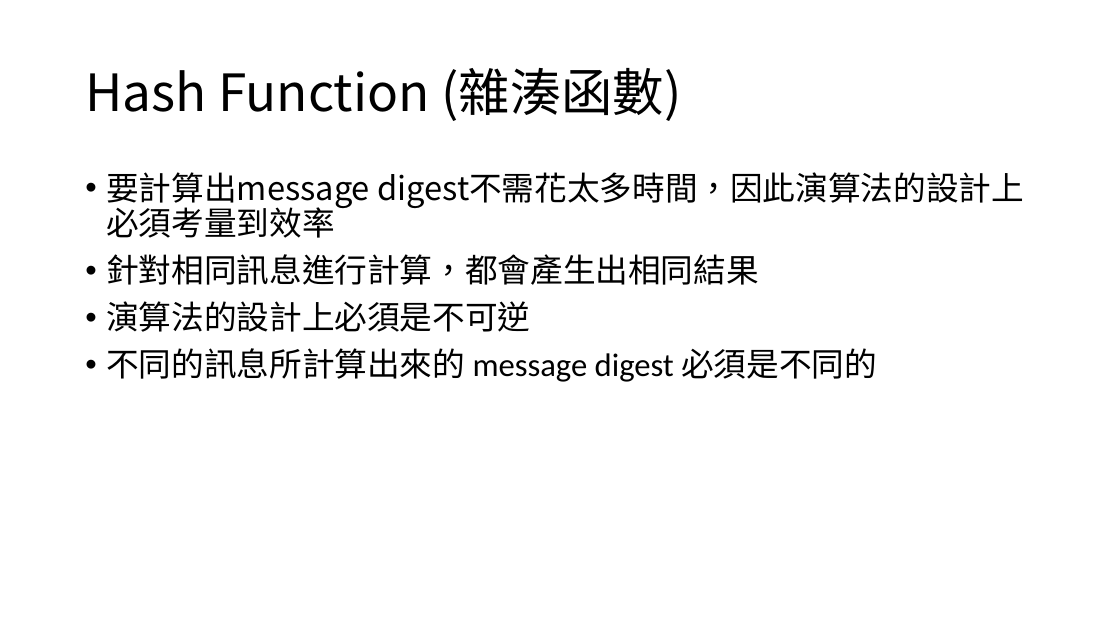
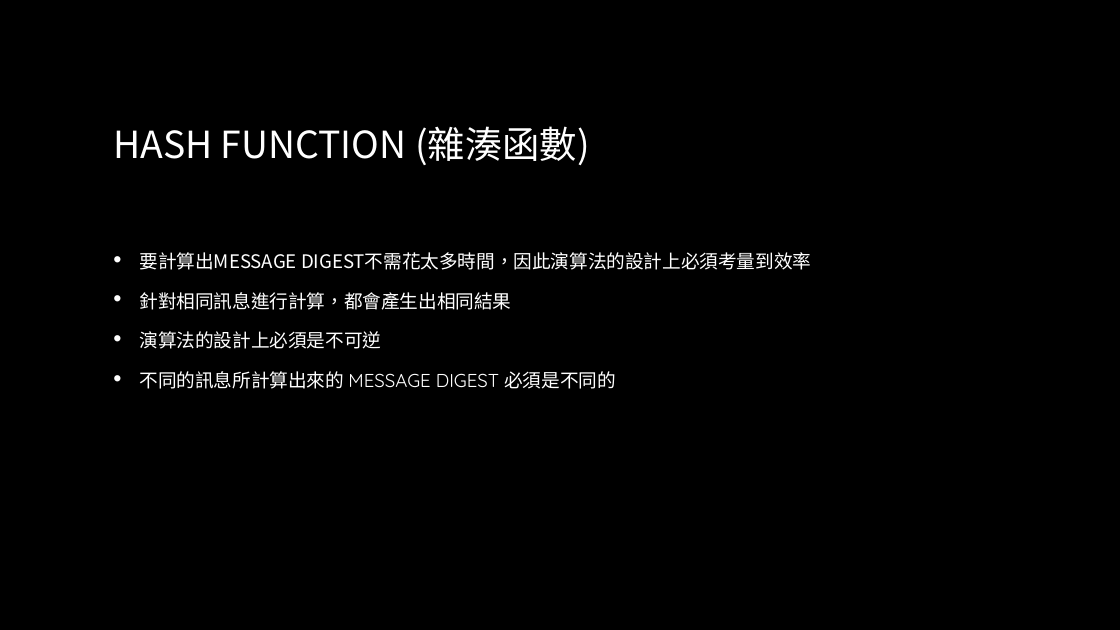
Before and after one commit to 106820026/ChatRoom, a slide deck: slide 3 of 聊天室之訊息加密= =.pptx. Drawn at 1120x630 pixels with LibreOffice and Linux fonts; fonts in the diff are those of the drawing; background and template pictures are left out. Boxes give left, top, right and bottom in pixels: in the first picture for what was removed or moved away, otherwise in the second. Text is boxed around its words. In the diff, an @@ line names an element or a change of style, - is before the commit and + after.

```diff
--- a/聊天室之訊息加密= =.pptx
+++ b/聊天室之訊息加密= =.pptx
@@ background #FFFFFF to picture (left out) @@
@@ title at box(113, 126, 590, 165): text changed; size 44 to 32 pt; text colour #000000 to gradient #FFFFFF to #A6A6A6 @@
-Hash Function (雜湊函數)
+HASH FUNCTION (雜湊函數)
@@ text "要計算出message digest不需花太多時間，因此演算法的設計上必須考量到效率": place and size @@
-text "要計算出message digest不需花太多時間，因此演算法的設計上必須考量到效率" at box(106, 172, 1024, 382)
+text "要計算出message digest不需花太多時間，因此演算法的設計上必須考量到效率" at box(140, 252, 811, 389)
@@ text "要計算出message digest不需花太多時間，因此演算法的設計上必須考量到效率" at box(140, 252, 811, 389): size 28 to 20 pt, text colour #000000 to gradient #FFFFFF to #BFBFBF, small capitals on; font Calibri to Quicksand in "不同的訊息所計算出來的 message digest 必須是不同的"; indent changed; line spacing 0.9 to 1; vertical alignment top to middle @@
```
Also in this commit, not shown: 3 other slides changed, 5 slides added, 1 slide removed, 4 other files.
